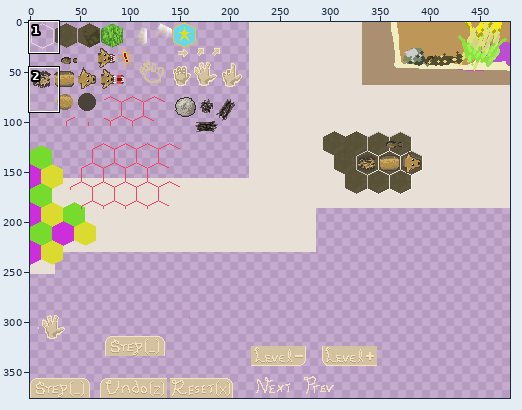
Two versions of one sprite sheet, sketches.png. The picture above shows the old version from afar; the outline marks the close-up.
Close-up. First the earlier version:
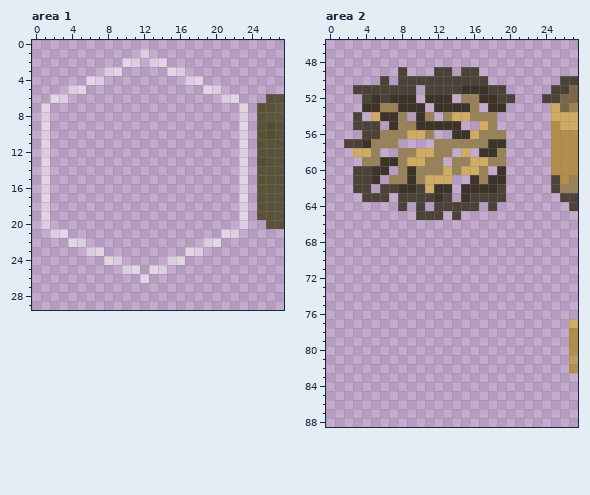
The file is 480x376 pixels. Pixels under 10% opacity are left out. Colours within 5 levels of each other are drawn and written as one. Shown: area 1: x 0..27, y 0..29; area 2: x 0..27, y 46..88.
Now the later version:
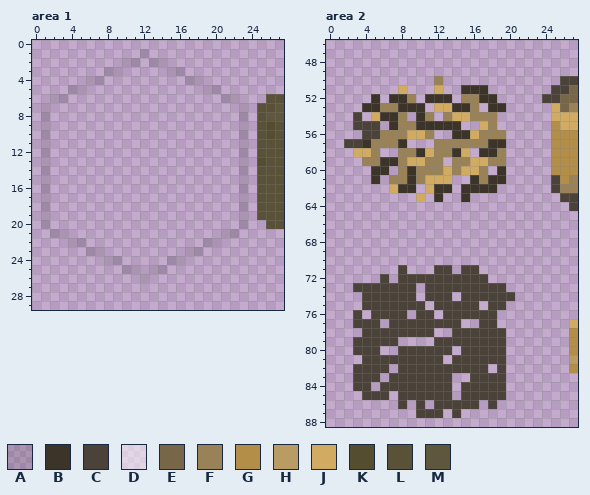
Palette (. is transparent): A #00000021  B #3c3429  C #4b4339  D #ffffff80  E #776647  F #998258  G #b38e49  H #b99c64  J #d2ab62  K #544d30  L #595238  M #5e573e
From the commit log: no animation yet but refined drawing at least
Changes in this commit:
Changed rows in their new state; - is an unchanged pixel.
Area 1:
first column x 1:
 1 -----------A-----------
 2 ---------AA-AA---------
 3 -------AA-----AA-------
 4 -----AA---------AA-----
 5 ---AA-------------AA---
 6 -AA-----------------AA-
 7 A---------------------A
 8 A---------------------A
 9 A---------------------A
10 A---------------------A
11 A---------------------A
12 A---------------------A
13 A---------------------A
14 A---------------------A
15 A---------------------A
16 A---------------------A
17 A---------------------A
18 A---------------------A
19 A---------------------A
20 A---------------------A
21 -AA-----------------AA-
22 ---AA-------------AA---
23 -----AA---------AA-----
24 -------AA-----AA-------
25 ---------AA-AA---------
26 -----------A-----------
Area 2:
first column x 3:
49 -----.---..-..----
50 ---.-....F.....---
51 .....J.-.J..---..-
52 -.-.--F---------..
53 ---------JJ-------
first column x 3:
57 -----B-----------
58 -------B---B-----
60 ..---------------
61 ..---------------
62 ..-.J--.--------.
63 -...-..J.-.--....
64 -----.-.-.....-.-
65 -------...-.-----
first column x 3:
71 -----C---CC-CC----
72 ---C-CCCCCCCCCC---
73 CCCCCCC-CCCCCCCCC-
74 -CCCCCC-CCC-CCCCCC
75 -CCCCCCC-CCCCC-CC-
76 C-CCCC-CC-CCCCCC--
77 CCC-CCCCCCCC--CC--
78 -CCCCCCCC--CCCCCC-
79 CCCCC----CCCCCCCC-
80 CCC--CCCCCC-CCCCC-
81 -CCCCCCCCC-CCCCCC-
82 CCCC-CCCCCCCCCC-C-
83 CCC-CCCCCCC--CCCC-
84 CC-CCCCCCCC-CCCCC-
85 -CCC-CCCCCC-CCCCC-
86 -----C-C-CCCCC-C--
87 -------CCC-C------
